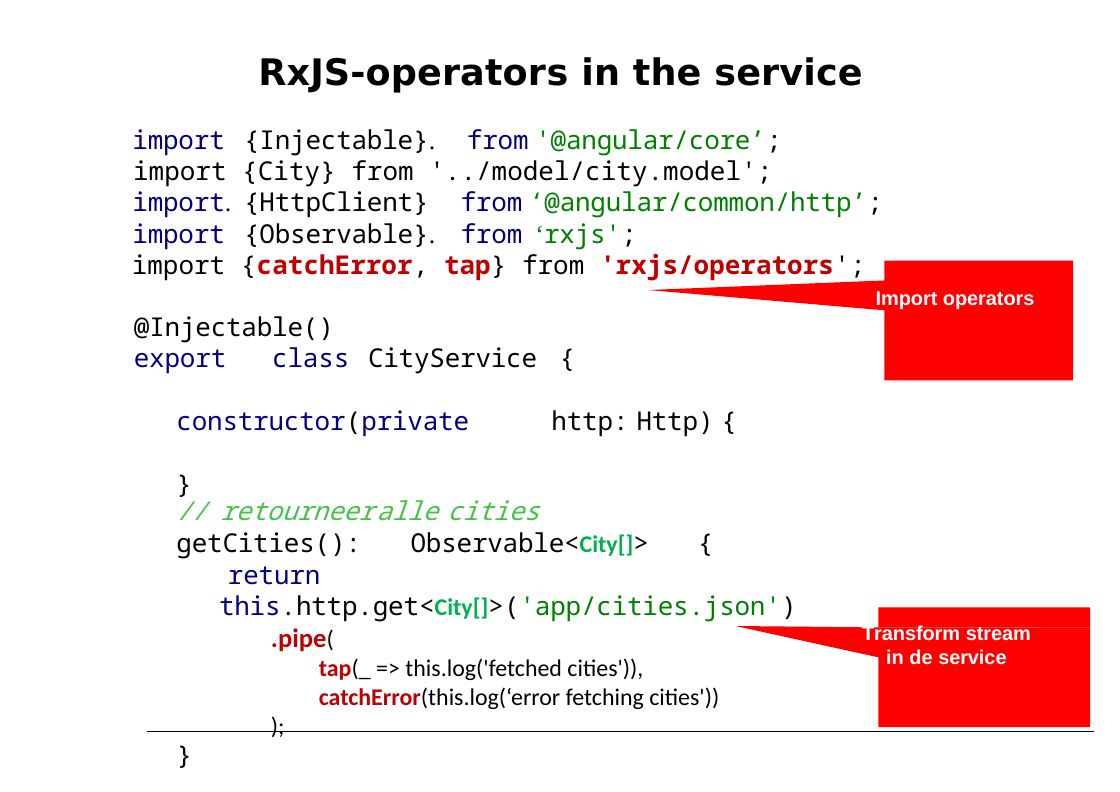
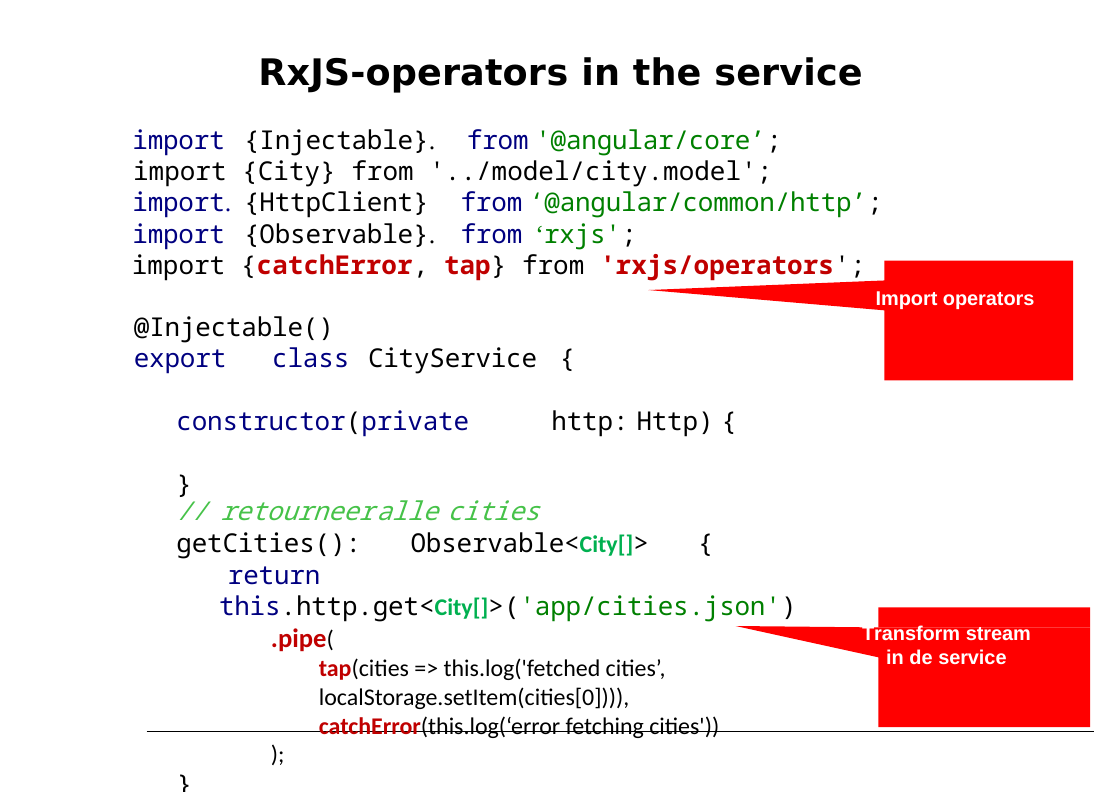
Before and after one commit to petereijgermans11/workshop-angular13, a slide deck: slide 33 of PPT/03- Angular Service.pptx. Drawn at 1120x792 pixels with LibreOffice and Linux fonts; fonts in the diff are those of the drawing. Boxes give left, top, right and bottom in pixels: in the first picture for what was removed or moved away, otherwise in the second. Text is boxed around its words. In the diff, an @@ line names an element or a change of style, - is before the commit and + after.

```diff
--- a/PPT/03- Angular Service.pptx
+++ b/PPT/03- Angular Service.pptx
@@ text at (319, 658, 666, 709): text changed @@
-      tap(_ => this.log('fetched cities')),
+      tap(cities => this.log('fetched cities’, localStorage.setItem(cities[0]))),
```
Also in this commit, not shown: 1 other slide changed.
